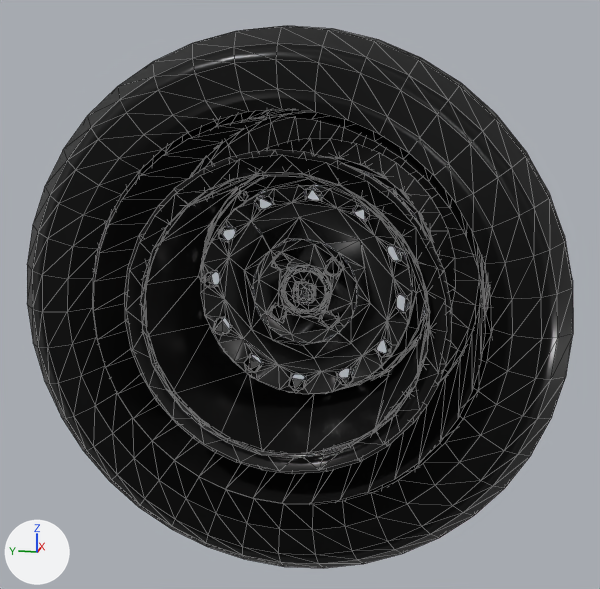
Two versions of the glTF model public/parts/wheel_ginga.glb, one commit apart.
One viewpoint serves both versions: a 50 mm camera at (-0.882, -0.174, 0.22) aimed at (-0.001, 0.003, 0.0). The lights are fixed; the arrows at lower left show +X, +Y and +Z. The first picture is the older version. Mesh edges are drawn as thin lines. Where no turn or scale is listed for an object, it has been applied to the vertices. Vertices at exactly the same position are counted once.

The first picture shows 'Wheel'.
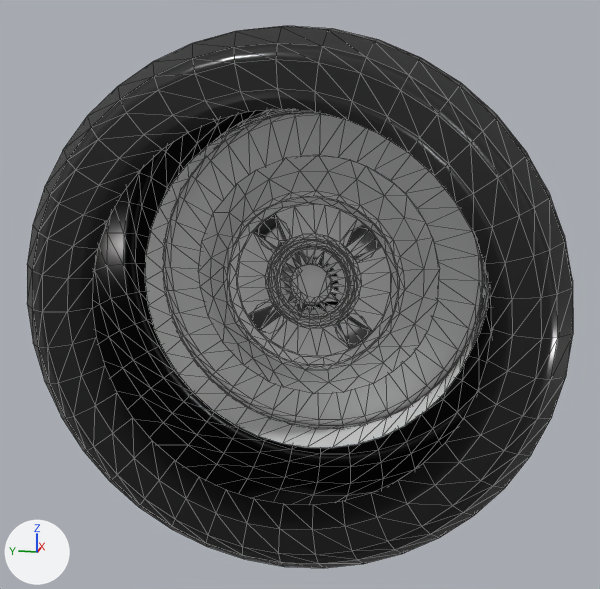
Boxes [x1, y1, x2, y2] around the edits, measured in the pictures (600 x 589 px; the box of a moved part takes in the faces that stretch with it):
'Wheel', recoloured, surface changed, reshaped (lighter)
    both: [27, 26, 573, 568]
part 1 of me_wheels_wheel_ginga, moved or reshaped (mostly hidden before)
    before: [281, 265, 332, 312]
    after: [298, 264, 327, 297]
part 2 of me_wheels_wheel_ginga, rebuilt (mostly hidden before)
    before: [201, 157, 433, 376]
    after: [198, 154, 440, 394]
part 3 of me_wheels_wheel_ginga, deleted (black)
    before: [125, 150, 452, 474]
part 4 of me_wheels_wheel_ginga, moved or reshaped
    before: [94, 112, 485, 504]
    after: [145, 112, 483, 448]

What changed in the scene script:
```text
Add img_tire_basecolor:
    img_tire_basecolor = load_image('Tire_baseColor', '_unpacked/Tire_baseColor', 1024, 1024, 'sRGB')
Add img_tire_metallicroughness:
    img_tire_metallicroughness = load_image('Tire_metallicRoughness', '_unpacked/Tire_metallicRoughness', 1024, 1024, 'Non-Color')
Change mat_rim:
    mat_rim.base_color: (0.0166, 0.0166, 0.0166) -> (0.8, 0.8, 0.8)  # black #232323 -> white #e7e7e7
    mat_rim.roughness: 0.272 -> 0.5
Change mat_tire:
    remove # nodes: BsdfPrincipled, OutputMaterial
    remove # colours: black #000000
    nodes: BsdfPrincipled, Math x2, OutputMaterial, SeparateColor, TexImage x2, UVMap x2
    uses the picture img_tire_basecolor
    uses the picture img_tire_metallicroughness
Change me_wheels_wheel_ginga:
    used by ob_wheel; location = (0.0, 0.0, 0.0)
    remove me_wheels_wheel_ginga.from_pydata(...)  # 2134 vertices, 2740 faces; spans x -0.125..0.125, y -0.28..0.28, z -0.28..0.28
    add me_wheels_wheel_ginga.from_pydata(...)  # 1569 vertices, 2740 faces; spans x -0.125..0.125, y -0.28..0.28, z -0.28..0.28
    me_wheels_wheel_ginga part 1: the loose piece of 20 vertices spanning x 0.044, y -0.041..0.041, z -0.041..0.041 is moved by (0.023, 0.0, 0.0)
    me_wheels_wheel_ginga part 2: the loose piece of 66 vertices spanning x 0.074..0.108, y -0.146..0.145, z -0.145..0.145 is rebuilt with 432 vertices and now spans x 0.055..0.083, y -0.147..0.148, z -0.148..0.148
    me_wheels_wheel_ginga part 3: 57 loose pieces with 935 vertices, spanning x -0.111..0.079, y -0.165..0.166, z -0.166..0.166, are deleted
    me_wheels_wheel_ginga part 4: 353 vertices removed from x -0.111..0.104, y -0.197..0.197, z -0.197..0.197; 357 vertices added at x 0.03..0.11, y -0.197..0.197, z -0.197..0.197
```
